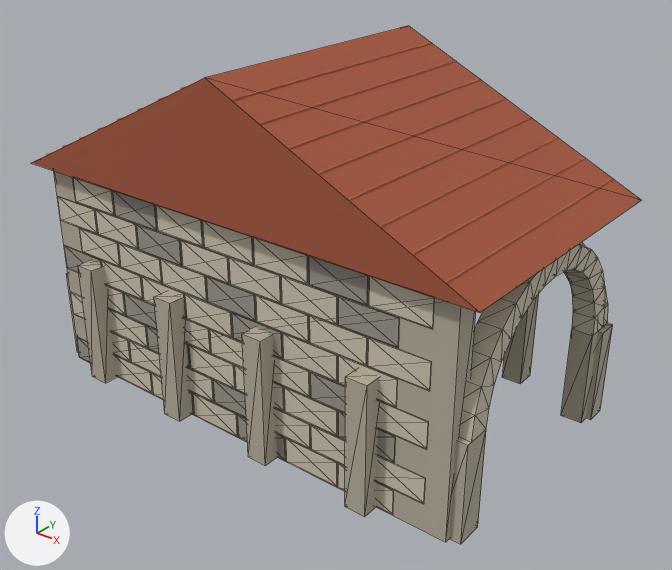
Two versions of the glTF model assets/maps/burg_falkenwacht/glb/06_palas.glb, one commit apart.
One viewpoint serves both versions: a camera (50 mm lens) standing at (179.5, -63.8, 114.0) and looking at (85.0, 54.3, 40.8). Arrows for +X, +Y and +Z are at lower left; the lights stay in place. The first picture is the older version. Mesh edges are drawn as thin lines on the coarser meshes. Vertices at exactly the same position are counted once.

The first picture shows '06_palas_ashlar', '06_palas_ashlar_nocol', '06_palas_mortar_nocol', '06_palas_roof', '06_palas_rooflight_nocol', '06_palas_stone'.
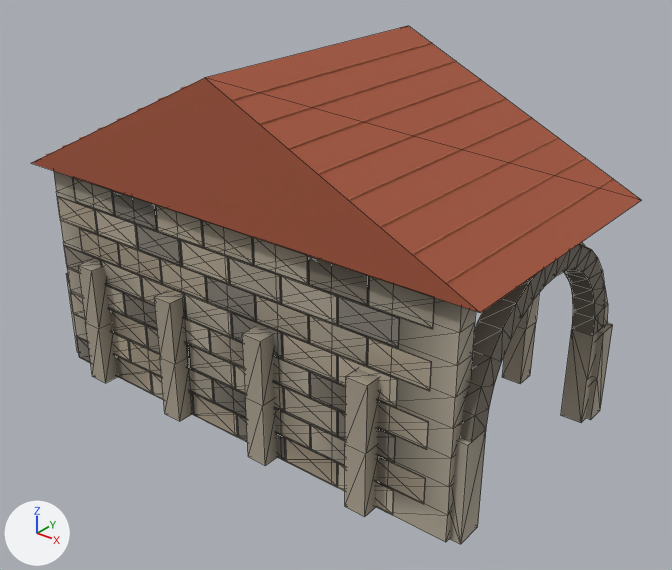
What differs and where, as boxes (x1, y1, x2, y2) in the pictures (672 x 570 px):
'06_palas_ashlar_nocol', recoloured (darker)
    both: (57, 177, 435, 515)
'06_palas_stone', recoloured, reshaped
    both: (54, 171, 613, 544)
'06_palas_mortar_nocol', recoloured
    both: (64, 190, 400, 463)
'06_palas_ashlar', recoloured (darker)
    both: (460, 242, 608, 442)
part 4 of me_06_palas_stone_mesh, added
    after: (54, 171, 476, 544)
part 5 of me_06_palas_stone_mesh, added
    after: (572, 329, 603, 423)
part 6 of me_06_palas_stone_mesh, added
    after: (502, 294, 539, 384)

What changed in the scene script:
```text
Change mat_ashlar:
    where n0 = _N.new('ShaderNodeBsdfPrincipled'); n0.name = 'Principled BSDF'
    remove n0.inputs[0].default_value = (0.64, 0.57, 0.45, 1.0)  # 'Base Color', pale yellow #d1c7b3
    add n2 = _N.new('ShaderNodeMix'); n2.name = 'Mix'
    add n2.data_type = 'RGBA'
    add n2.blend_type = 'MULTIPLY'
    add n2.inputs[0].default_value = 1.0  # 'Factor'
    add n2.inputs[7].default_value = (0.64, 0.57, 0.45, 1.0)  # 'B', pale yellow #d1c7b3
    add n3 = _N.new('ShaderNodeVertexColor'); n3.name = 'Color Attribute'
    add _L.new(n2.outputs[2], n0.inputs[0])  # 'Result' to 'Base Color'
    add _L.new(n3.outputs[0], n2.inputs[6])  # 'Color' to 'A'
Change mat_mortar:
    where n0 = _N.new('ShaderNodeBsdfPrincipled'); n0.name = 'Principled BSDF'
    remove n0.inputs[0].default_value = (0.35, 0.32, 0.27, 1.0)  # 'Base Color', grey #a0998e
    add n2 = _N.new('ShaderNodeMix'); n2.name = 'Mix'
    add n2.data_type = 'RGBA'
    add n2.blend_type = 'MULTIPLY'
    add n2.inputs[0].default_value = 1.0  # 'Factor'
    add n2.inputs[7].default_value = (0.35, 0.32, 0.27, 1.0)  # 'B', grey #a0998e
    add n3 = _N.new('ShaderNodeVertexColor'); n3.name = 'Color Attribute'
    add _L.new(n2.outputs[2], n0.inputs[0])  # 'Result' to 'Base Color'
    add _L.new(n3.outputs[0], n2.inputs[6])  # 'Color' to 'A'
Change mat_roof:
    where n0 = _N.new('ShaderNodeBsdfPrincipled'); n0.name = 'Principled BSDF'
    remove n0.inputs[0].default_value = (0.39, 0.095, 0.045, 1.0)  # 'Base Color', brown #a8573c
    add n2 = _N.new('ShaderNodeMix'); n2.name = 'Mix'
    add n2.data_type = 'RGBA'
    add n2.blend_type = 'MULTIPLY'
    add n2.inputs[0].default_value = 1.0  # 'Factor'
    add n2.inputs[7].default_value = (0.39, 0.095, 0.045, 1.0)  # 'B', brown #a8573c
    add n3 = _N.new('ShaderNodeVertexColor'); n3.name = 'Color Attribute'
    add _L.new(n2.outputs[2], n0.inputs[0])  # 'Result' to 'Base Color'
    add _L.new(n3.outputs[0], n2.inputs[6])  # 'Color' to 'A'
Change mat_stone:
    where n0 = _N.new('ShaderNodeBsdfPrincipled'); n0.name = 'Principled BSDF'
    remove n0.inputs[0].default_value = (0.48, 0.43, 0.34, 1.0)  # 'Base Color', grey #b8af9e
    add n2 = _N.new('ShaderNodeMix'); n2.name = 'Mix'
    add n2.data_type = 'RGBA'
    add n2.blend_type = 'MULTIPLY'
    add n2.inputs[0].default_value = 1.0  # 'Factor'
    add n2.inputs[7].default_value = (0.48, 0.43, 0.34, 1.0)  # 'B', grey #b8af9e
    add n3 = _N.new('ShaderNodeVertexColor'); n3.name = 'Color Attribute'
    add _L.new(n2.outputs[2], n0.inputs[0])  # 'Result' to 'Base Color'
    add _L.new(n3.outputs[0], n2.inputs[6])  # 'Color' to 'A'
Change me_06_palas_ashlar_nocol_mesh:
    where me_06_palas_ashlar_nocol_mesh.from_pydata(...)  # 1056 vertices, 1584 faces; spans x 36.1..119.8, y 31.9..80.1, z 18.1..57.9
    me_06_palas_ashlar_nocol_mesh part 1: vertex colours changed
Change me_06_palas_mortar_nocol_mesh:
    where me_06_palas_mortar_nocol_mesh.from_pydata(...)  # 352 vertices, 528 faces; spans x 36.1..114.2, y 31.9..80.1, z 18.1..57.9
    me_06_palas_mortar_nocol_mesh part 2: vertex colours changed
Change me_06_palas_roof_mesh:
    where me_06_palas_roof_mesh.from_pydata(...)  # 6 vertices, 8 faces; spans x 32.0..128.0, y 30.0..82.0, z 59.0..82.0
    me_06_palas_roof_mesh part 3: vertex colours changed
Change me_06_palas_stone_mesh:
    remove me_06_palas_stone_mesh.from_pydata(...)  # 128 vertices, 192 faces; spans x 34.0..127.0, y 29.0..83.0, z 18.0..59.0
    add me_06_palas_stone_mesh.from_pydata(...)  # 480 vertices, 896 faces; spans x 34.0..127.0, y 29.0..83.0, z 18.0..59.0
    me_06_palas_stone_mesh part 4: 174 vertices added at x 36.0..124.0, y 29.0..38.0, z 18.0..59.0
    me_06_palas_stone_mesh part 5: 4 vertices added at x 122.0..127.0, y 74.0..79.0, z 27.0
    me_06_palas_stone_mesh part 6: 4 vertices added at x 107.0..111.0, y 79.0..83.0, z 30.0
    other edits to the shape of me_06_palas_stone_mesh do not show in these pictures
```
